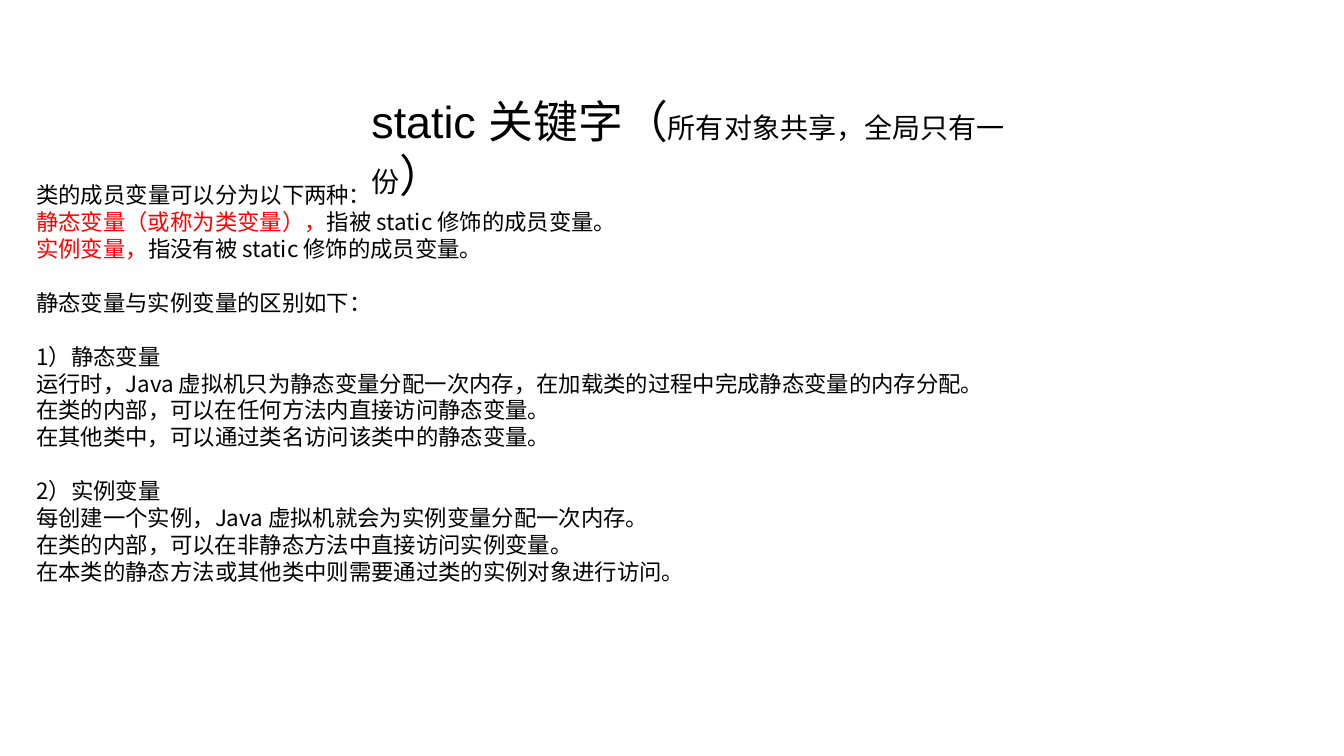
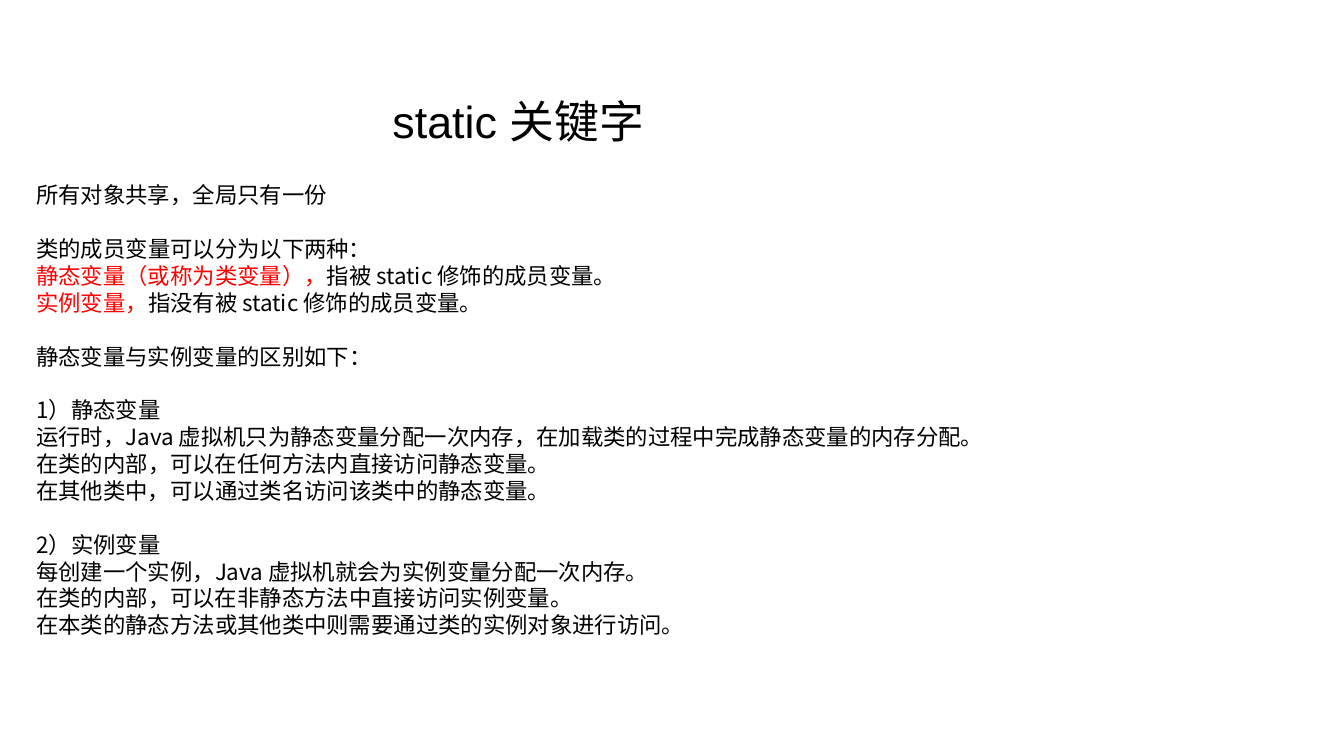
Before and after one commit to linkknown/PPT, a slide deck: slide 24 of 基础PPT/第2章：Java面向对象.pptx (slide 23 before the commit). Drawn at 1344x756 pixels with LibreOffice and Linux fonts; fonts in the diff are those of the drawing; background and template pictures are left out. Boxes give left, top, right and bottom in pixels: in the first picture for what was removed or moved away, otherwise in the second. Text is boxed around its words. In the diff, an @@ line names an element or a change of style, - is before the commit and + after.

Commit message:
面向对象章节优化内容

```diff
--- a/基础PPT/第2章：Java面向对象.pptx
+++ b/基础PPT/第2章：Java面向对象.pptx
@@ text at <box>392,100,644,142</box>: text changed; size 20 to 32 pt @@
-static 关键字（所有对象共享，全局只有一份）
+static 关键字
@@ text at <box>36,184,326,206</box>: paragraph added @@
+所有对象共享，全局只有一份
```
Also in this commit, not shown: 6 other slides changed, 2 slides added, 1 slide removed.
